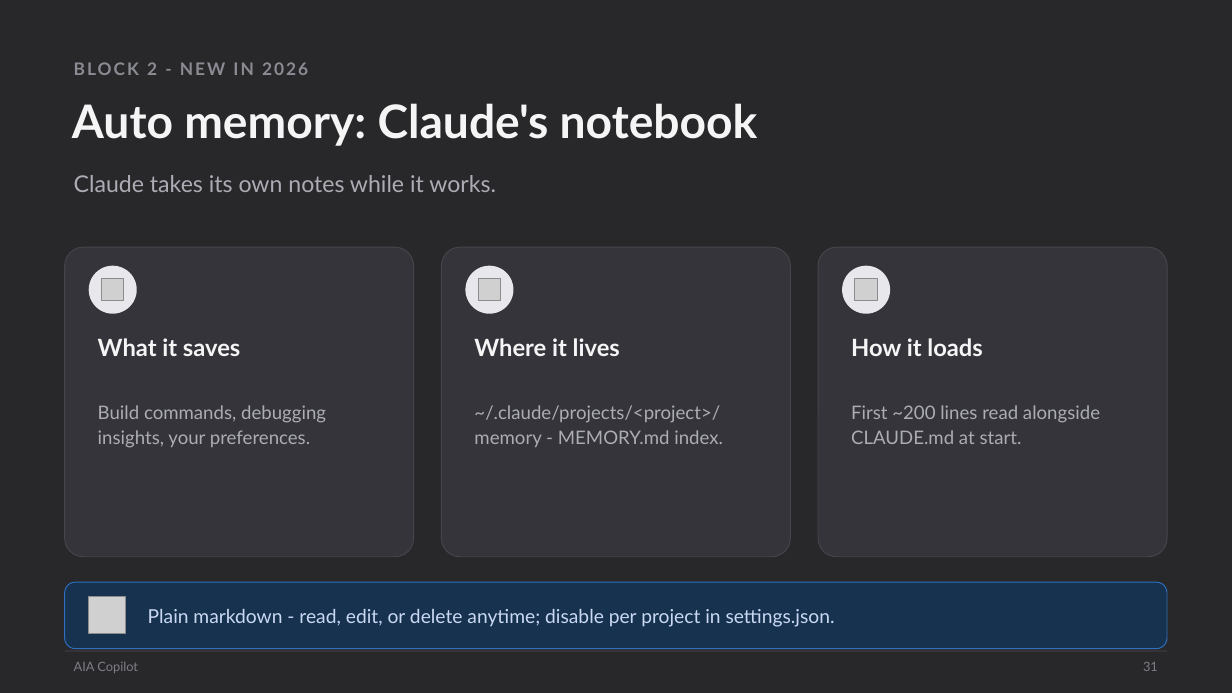
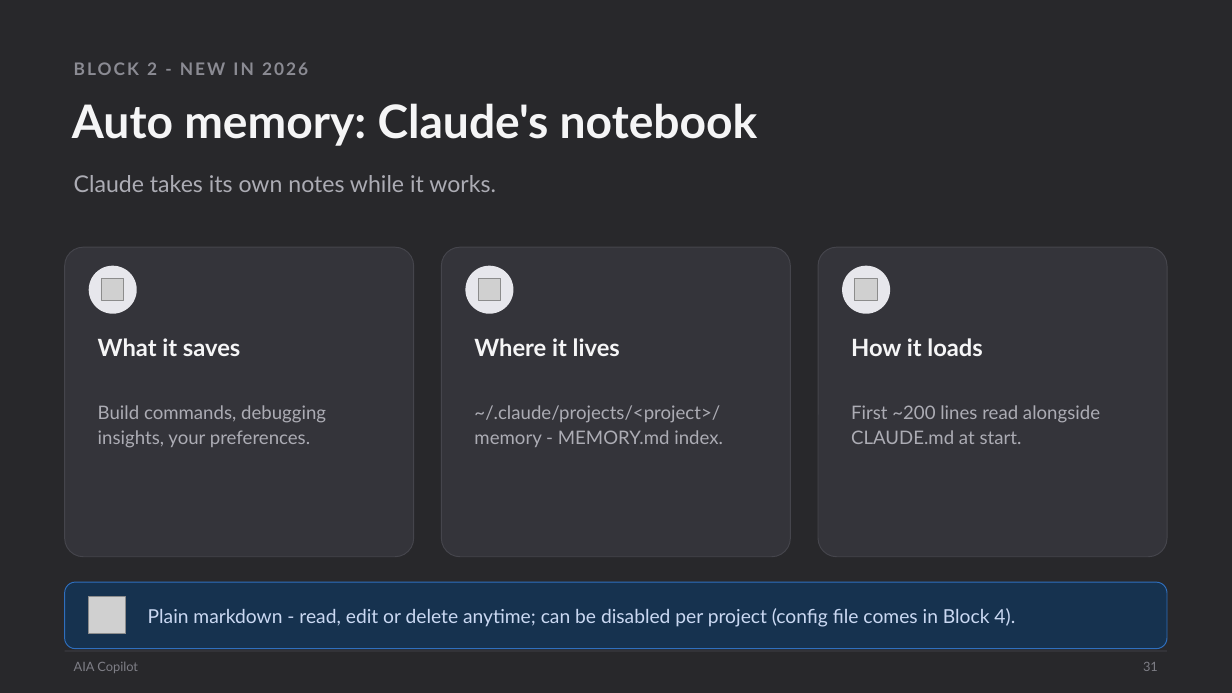
Before and after one commit to scottrhay/AIA-ClaudeCopilot, a slide deck: slide 31 of claude-code-3day/slides/Day1_Claude_Code_Fundamentals.pptx. Drawn at 1232x693 pixels with LibreOffice and Linux fonts; fonts in the diff are those of the drawing; grey boxes stand for pictures. Boxes give left, top, right and bottom in pixels: in the first picture for what was removed or moved away, otherwise in the second. Text is boxed around its words. In the diff, an @@ line names an element or a change of style, - is before the commit and + after.

Commit message:
Add settings.json teaching slide before the permission-rules slide; soften the Block 2 forward reference

```diff
--- a/claude-code-3day/slides/Day1_Claude_Code_Fundamentals.pptx
+++ b/claude-code-3day/slides/Day1_Claude_Code_Fundamentals.pptx
@@ text at (148, 608, 1015, 627): text changed @@
-Plain markdown - read, edit, or delete anytime; disable per project in settings.json.
+Plain markdown - read, edit or delete anytime; can be disabled per project (config file comes in Block 4).
```
Also in this commit, not shown: 17 other slides changed, 1 slide added.
